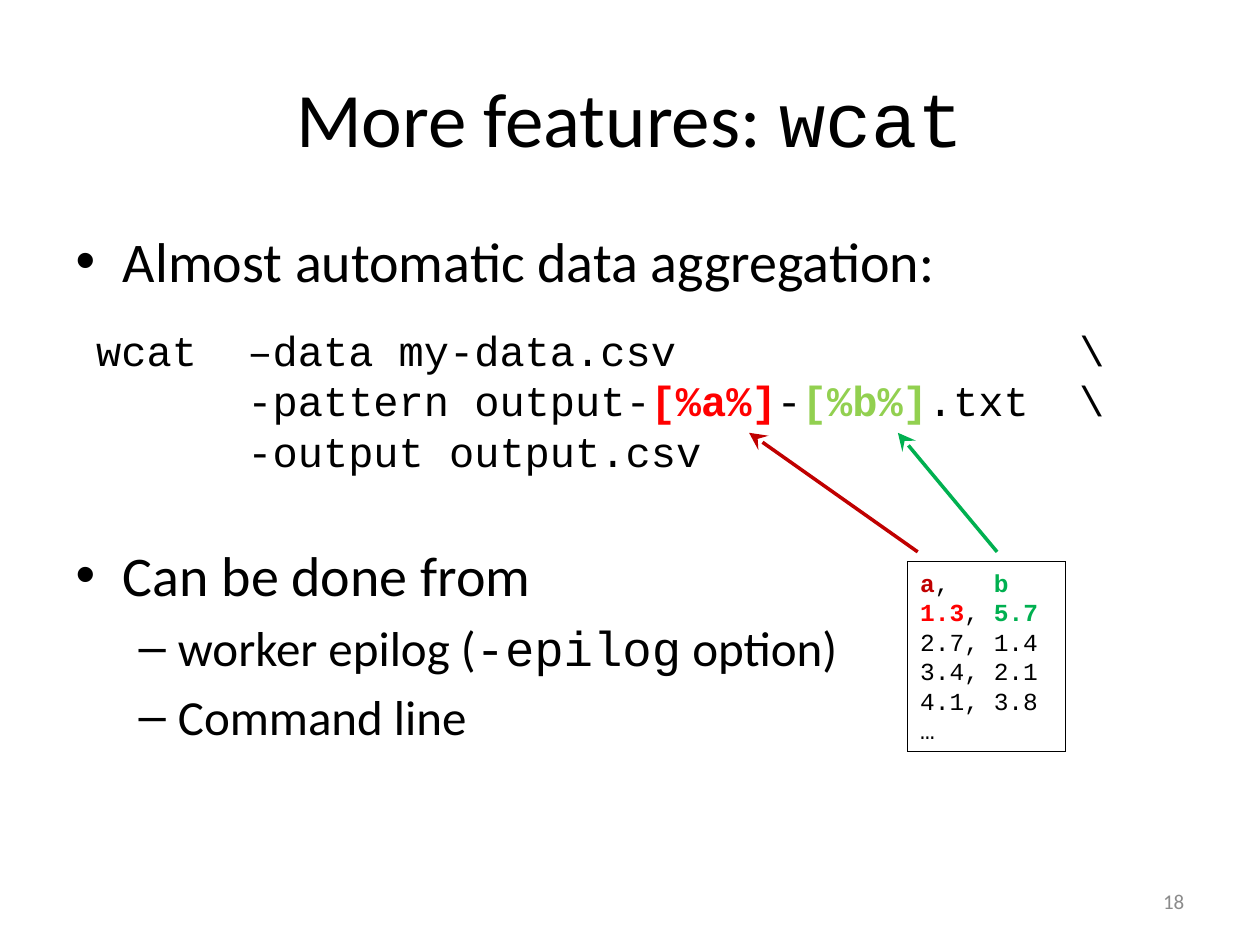
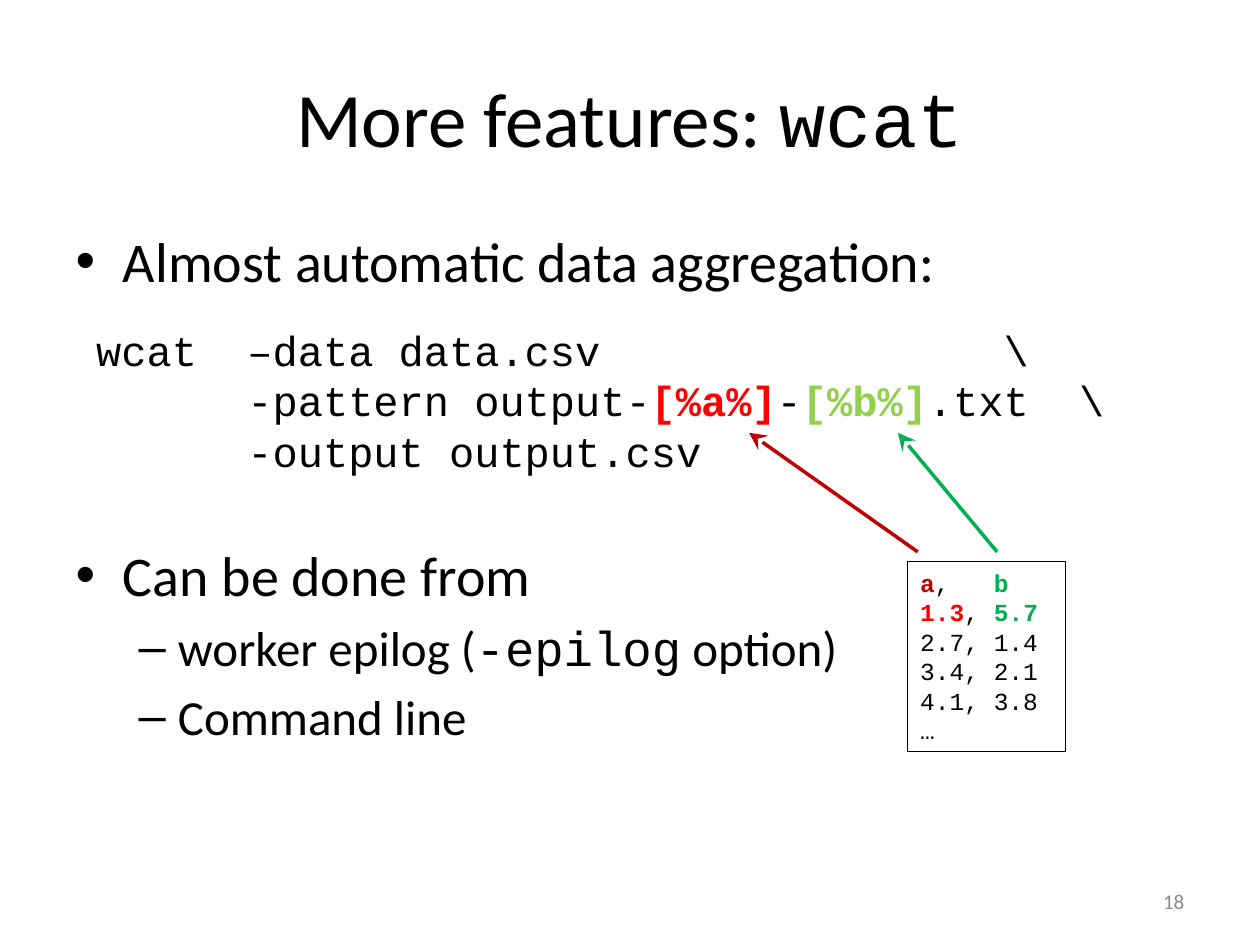
Before and after one commit to gjbex/worker, a slide deck: slide 18 of doc/worker.pptx. Drawn at 1260x945 pixels with LibreOffice and Linux fonts; fonts in the diff are those of the drawing. Boxes give left, top, right and bottom in pixels: in the first picture for what was removed or moved away, otherwise in the second. Text is boxed around its words. In the diff, an @@ line names an element or a change of style, - is before the commit and + after.

Commit message:
Fix typo

```diff
--- a/doc/worker.pptx
+++ b/doc/worker.pptx
@@ text at box(96, 336, 601, 367): text changed @@
-wcat –data my-data.csv \
+wcat –data data.csv \
```
Also in this commit, not shown: 1 other slide changed.
